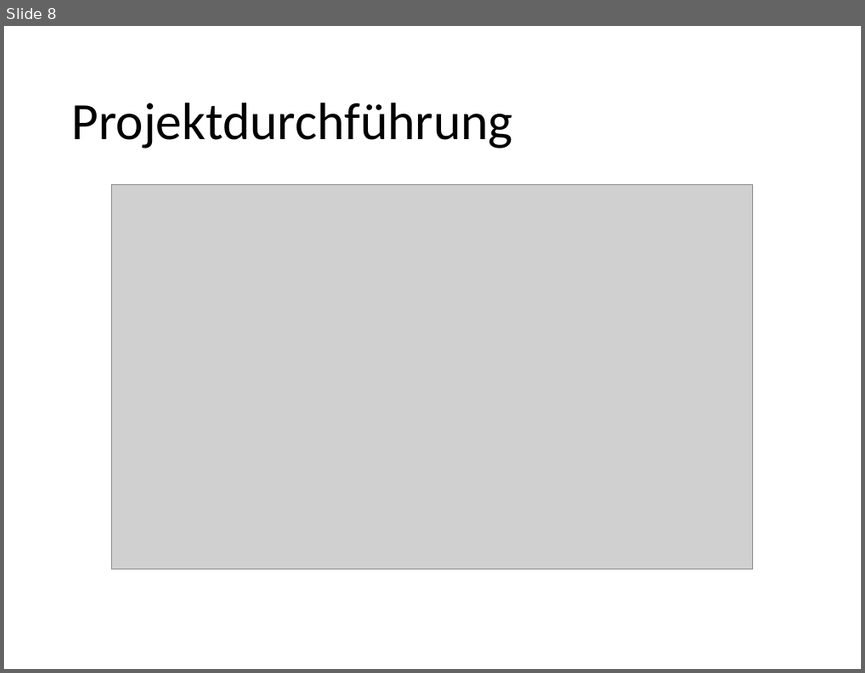
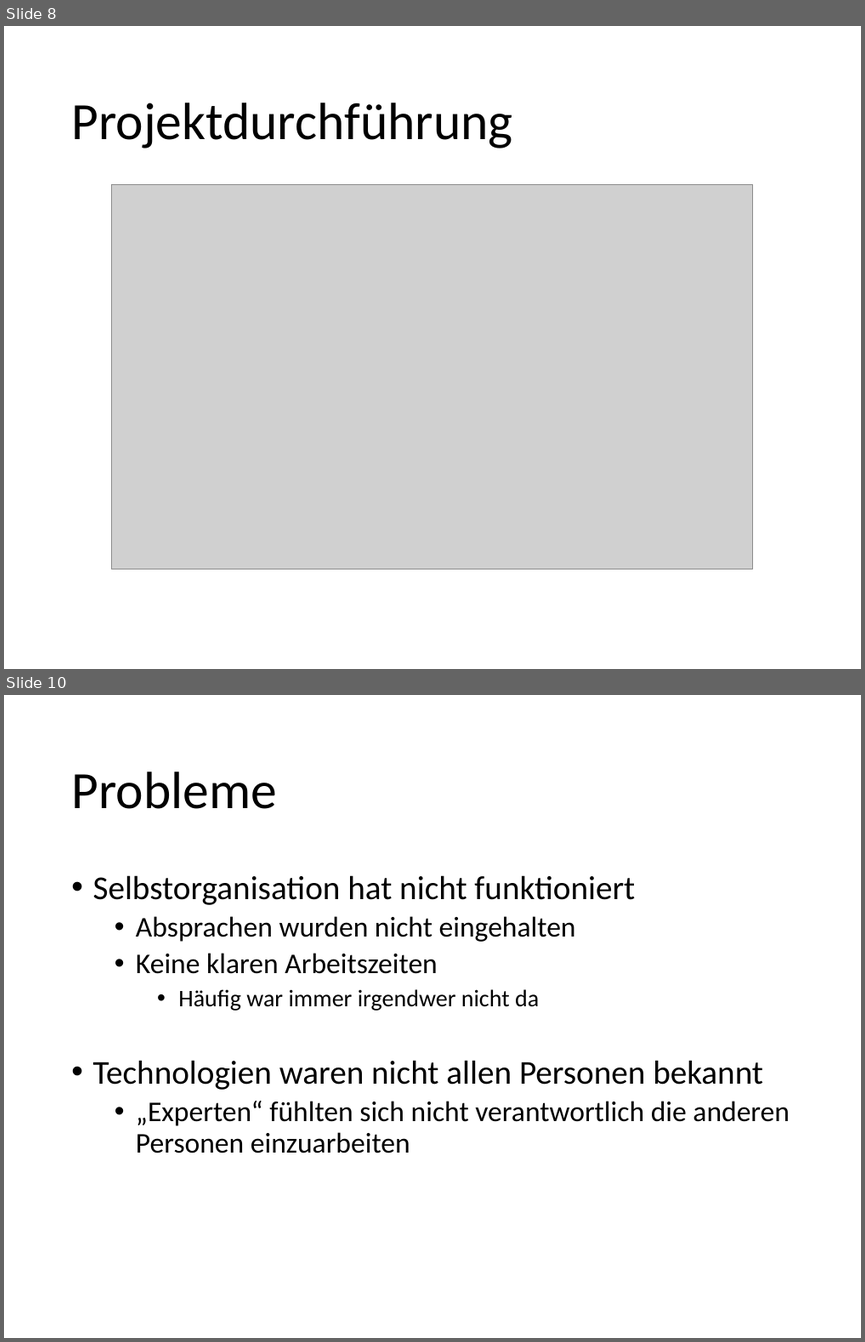
Before and after one commit to kickvinwl/kickvinwl, a slide deck: dokumente/Abschlusspräsentation.pptx. Shown one above the other, each under a label of ours: slide 8 before the commit, slides 8 and 10 after it; the slides between them are not shown. The pictures are 865x673 and 865x1342 pixels, drawn with LibreOffice and Linux fonts; fonts in the diff are those of the drawing; grey boxes stand for pictures. Boxes give left, top, right and bottom in pixels: in the first picture for what was removed or moved away, otherwise in the second. Text is boxed around its words. In the diff, an @@ line names an element or a change of style, - is before the commit and + after.

Commit message:
Abschlusspräsentation Probleme aufgenommen

```diff
--- a/dokumente/Abschlusspräsentation.pptx
+++ b/dokumente/Abschlusspräsentation.pptx
@@ slide 10 added at <box>4,695,861,1338</box>, background #FFFFFF @@
@@ title added at <box>71,771,277,809</box>, 44 pt, text #000000 @@
+Probleme
@@ text added at <box>93,875,789,1153</box>, 24 pt, text #000000 @@
+• Selbstorganisation hat nicht funktioniert
+  • Absprachen wurden nicht eingehalten
+  • Keine klaren Arbeitszeiten
+    • Häufig war immer irgendwer nicht da
+• Technologien waren nicht allen Personen bekannt
+  • „Experten“ fühlten sich nicht verantwortlich die anderen Personen einzuarbeiten
```
Also in this commit, not shown: 1 slide changed, 1 other slide added.
